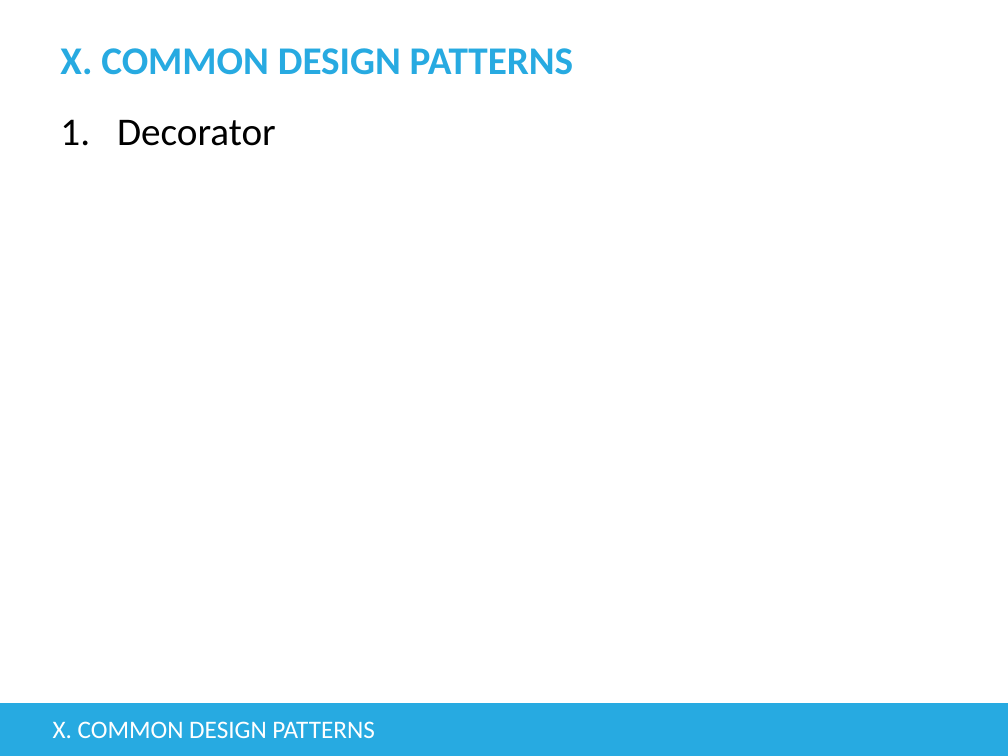
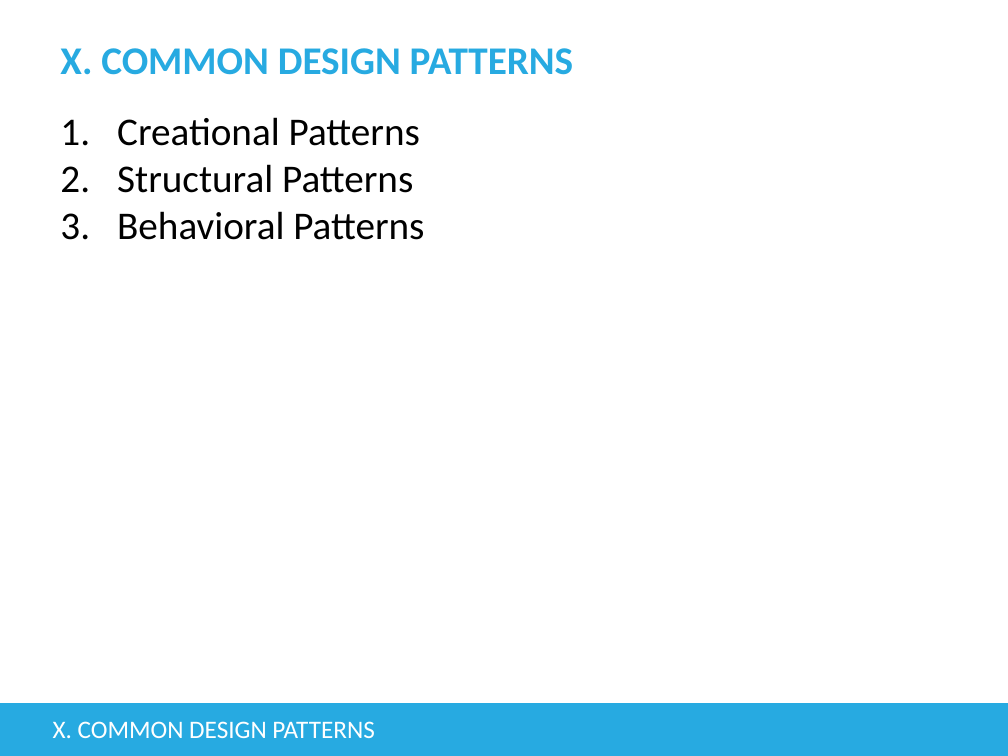
Before and after one commit to tienphat14/java-exercise, a slide deck: slide 95 of src/main/resources/Basic Java.pptx (slide 82 before the commit). Drawn at 1008x756 pixels with LibreOffice and Linux fonts; fonts in the diff are those of the drawing; background and template pictures are left out. Boxes give left, top, right and bottom in pixels: in the first picture for what was removed or moved away, otherwise in the second. Text is boxed around its words. In the diff, an @@ line names an element or a change of style, - is before the commit and + after.

Commit message:
common design pattern

```diff
--- a/src/main/resources/Basic Java.pptx
+++ b/src/main/resources/Basic Java.pptx
@@ text at (117,117,424,240): text changed @@
-1. Decorator
+1. Creational Patterns
+2. Structural Patterns
+3. Behavioral Patterns
```
Also in this commit, not shown: 9 other slides changed, 19 slides added, 24 other files.
